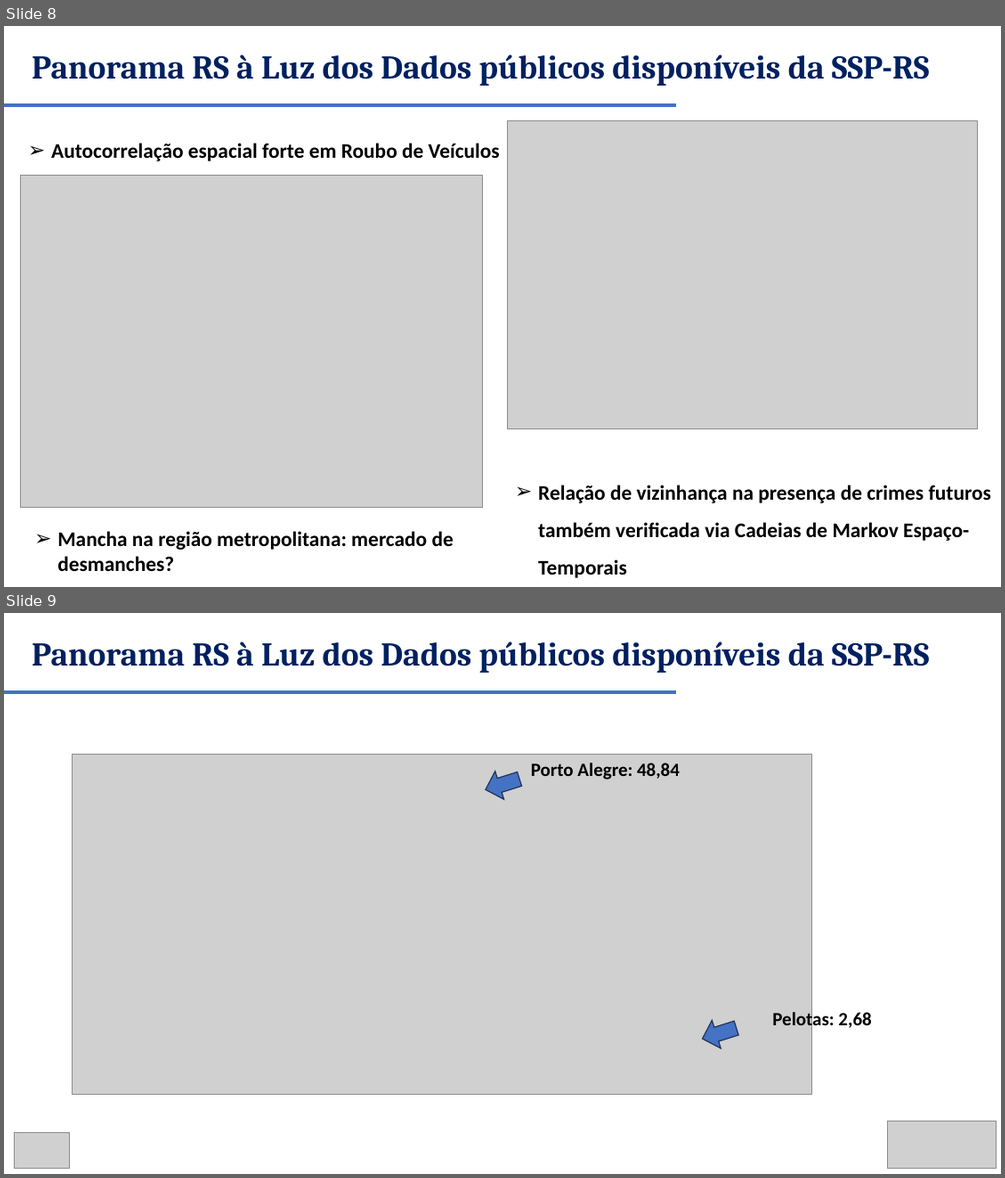
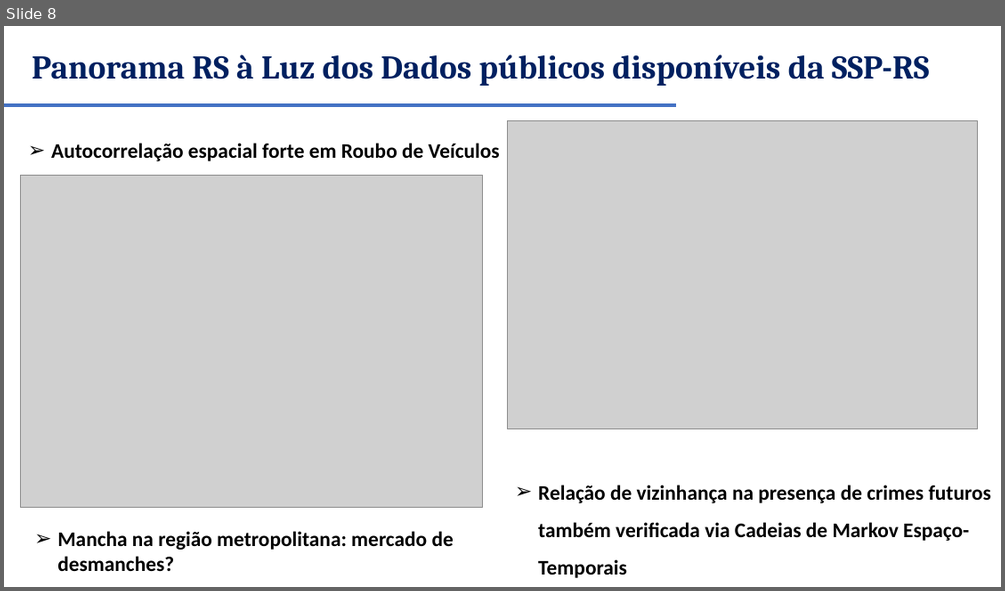
Before and after one commit to renanxcortes/semanistica_2026, a slide deck: DIA 2 - APRESENTACAO - VERSAO AMPLIADA FINAL.pptx. Shown one above the other, each under a label of ours: slides 8 and 9 before the commit, slide 8 after it. The pictures are 1005x1178 and 1005x591 pixels, drawn with LibreOffice and Linux fonts; fonts in the diff are those of the drawing; grey boxes stand for pictures. Boxes give left, top, right and bottom in pixels: in the first picture for what was removed or moved away, otherwise in the second. Text is boxed around its words. In the diff, an @@ line names an element or a change of style, - is before the commit and + after.

```diff
--- a/DIA 2 - APRESENTACAO - VERSAO AMPLIADA FINAL.pptx
+++ b/DIA 2 - APRESENTACAO - VERSAO AMPLIADA FINAL.pptx
@@ slide 9 removed at [4,613,1001,1174], background #FFFFFF @@
@@ text removed at [32,641,930,673] @@
-Panorama RS à Luz dos Dados públicos disponíveis da SSP-RS
@@ line removed from (4, 692) to (676, 692) @@
@@ picture removed at [72,755,811,1094] @@
@@ right arrow removed at [481,764,525,803] @@
@@ text removed at [531,763,680,779] @@
-Porto Alegre: 48,84
@@ text removed at [772,1009,871,1030] @@
-Pelotas: 2,68
@@ right arrow removed at [698,1013,741,1052] @@
@@ picture removed at [14,1132,70,1168] @@
@@ picture removed at [887,1121,995,1167] @@
```
Also in this commit, not shown: 2 slides changed, 1 slide added, 1 other file.
